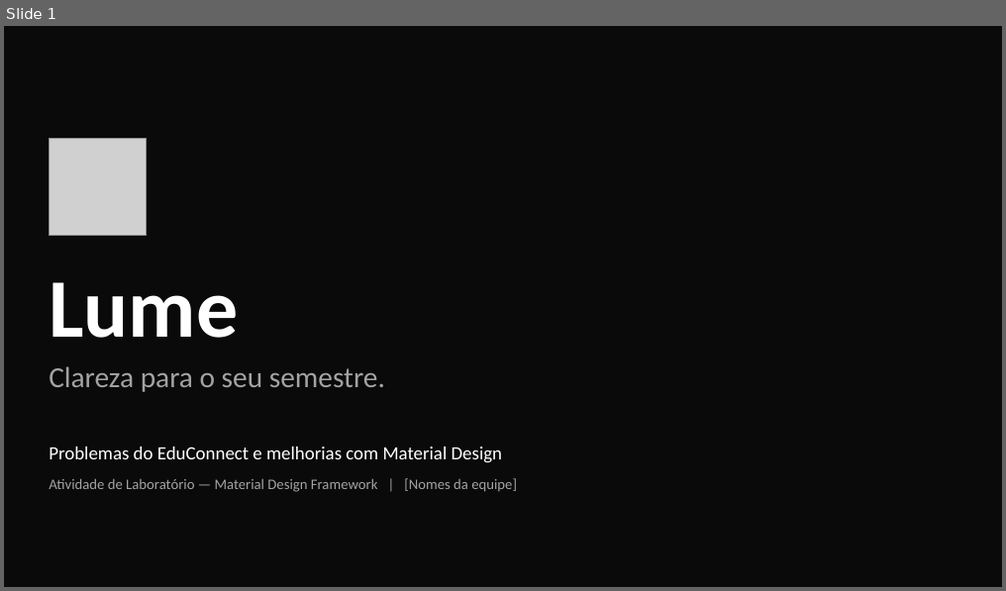
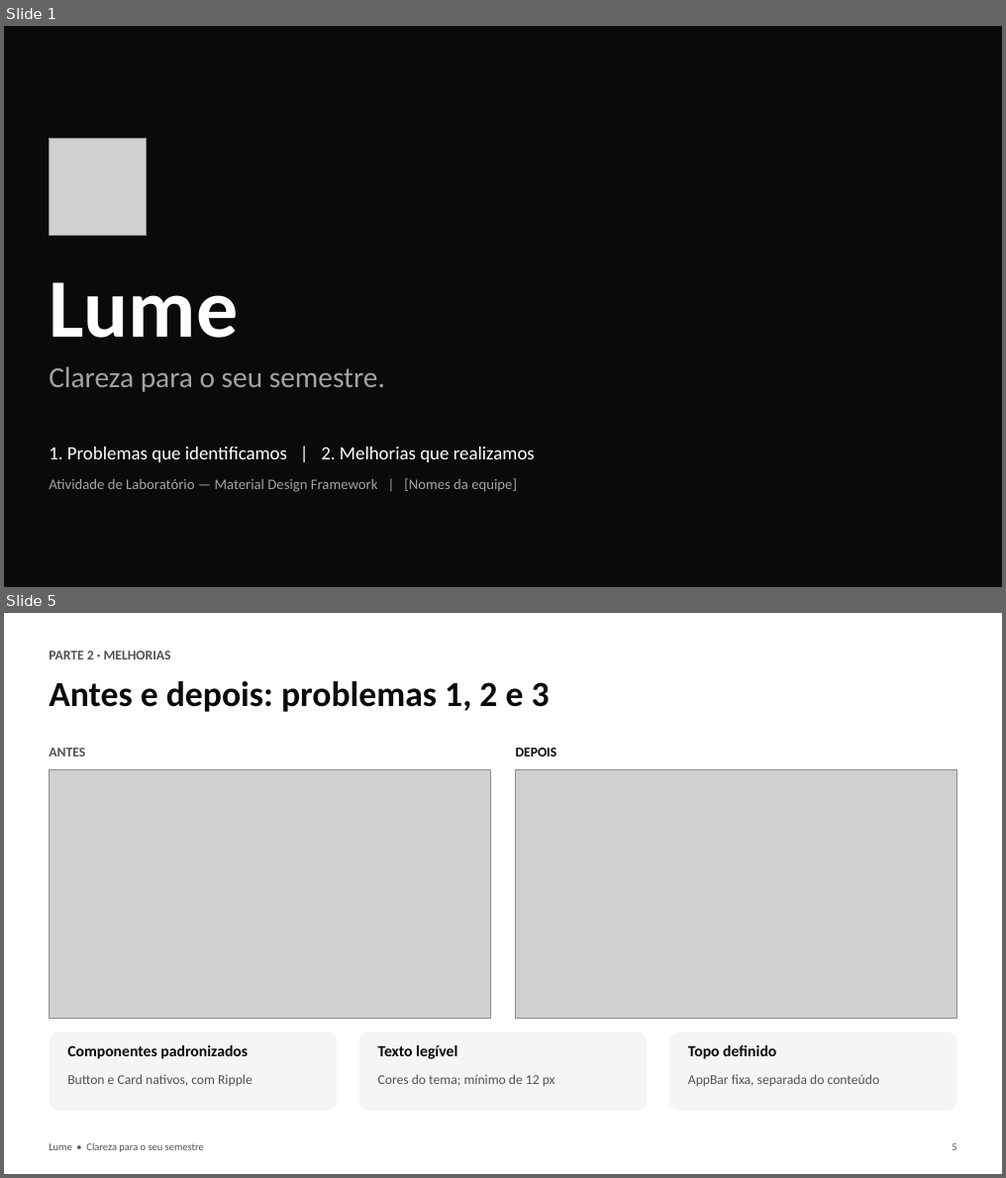
Before and after one commit to Tavimmm21/educonnect, a slide deck: entrega/Lume-Apresentacao-do-projeto.pptx. Shown one above the other, each under a label of ours: slide 1 before the commit, slides 1 and 5 after it; the slides between them are not shown. The pictures are 1006x591 and 1006x1178 pixels, drawn with LibreOffice and Linux fonts; fonts in the diff are those of the drawing; grey boxes stand for pictures. Boxes give left, top, right and bottom in pixels: in the first picture for what was removed or moved away, otherwise in the second. Text is boxed around its words. In the diff, an @@ line names an element or a change of style, - is before the commit and + after.

```diff
--- a/entrega/Lume-Apresentacao-do-projeto.pptx
+++ b/entrega/Lume-Apresentacao-do-projeto.pptx
@@ slide 5 added at bbox=[4, 613, 1002, 1174], background #FFFFFF @@
@@ text added at bbox=[49, 651, 171, 660], 13 pt, text #525252, bold @@
+PARTE 2 · MELHORIAS
@@ text added at bbox=[49, 681, 549, 712], 34 pt, text #0A0A0A, bold @@
+Antes e depois: problemas 1, 2 e 3
@@ text added at bbox=[49, 748, 85, 757], 13 pt, text #525252, bold @@
+ANTES
@@ text added at bbox=[516, 748, 557, 757], 13 pt, text #0A0A0A, bold @@
+DEPOIS
@@ picture added at bbox=[49, 770, 491, 1019] @@
@@ picture added at bbox=[515, 770, 957, 1019] @@
@@ rounded rectangle added at bbox=[49, 1032, 337, 1111], fill #F5F5F5 @@
@@ text added at bbox=[67, 1046, 248, 1059], 15 pt, text #0A0A0A, bold @@
+Componentes padronizados
@@ rounded rectangle added at bbox=[358, 1032, 647, 1111], fill #F5F5F5 @@
@@ text added at bbox=[378, 1046, 457, 1059], 15 pt, text #0A0A0A, bold @@
+Texto legível
@@ rounded rectangle added at bbox=[669, 1032, 957, 1111], fill #F5F5F5 @@
@@ text added at bbox=[688, 1046, 776, 1059], 15 pt, text #0A0A0A, bold @@
+Topo definido
@@ text added at bbox=[67, 1074, 252, 1086], 13 pt, text #525252 @@
+Button e Card nativos, com Ripple
@@ text added at bbox=[378, 1074, 555, 1086], 13 pt, text #525252 @@
+Cores do tema; mínimo de 12 px
@@ text added at bbox=[688, 1074, 880, 1086], 13 pt, text #525252 @@
+AppBar fixa, separada do conteúdo
@@ text added at bbox=[49, 1144, 204, 1153], 10 pt, text #525252 @@
+Lume • Clareza para o seu semestre
@@ text added at bbox=[951, 1144, 956, 1151], 10 pt, text #525252 @@
+5
@@ slide 1 changed as well @@
@@ text at bbox=[49, 447, 535, 463]: text changed @@
-Problemas do EduConnect e melhorias com Material Design
+1. Problemas que identificamos | 2. Melhorias que realizamos
```
Also in this commit, not shown: 4 other slides changed, 2 other slides added, 18 slides removed, 1 other file.
